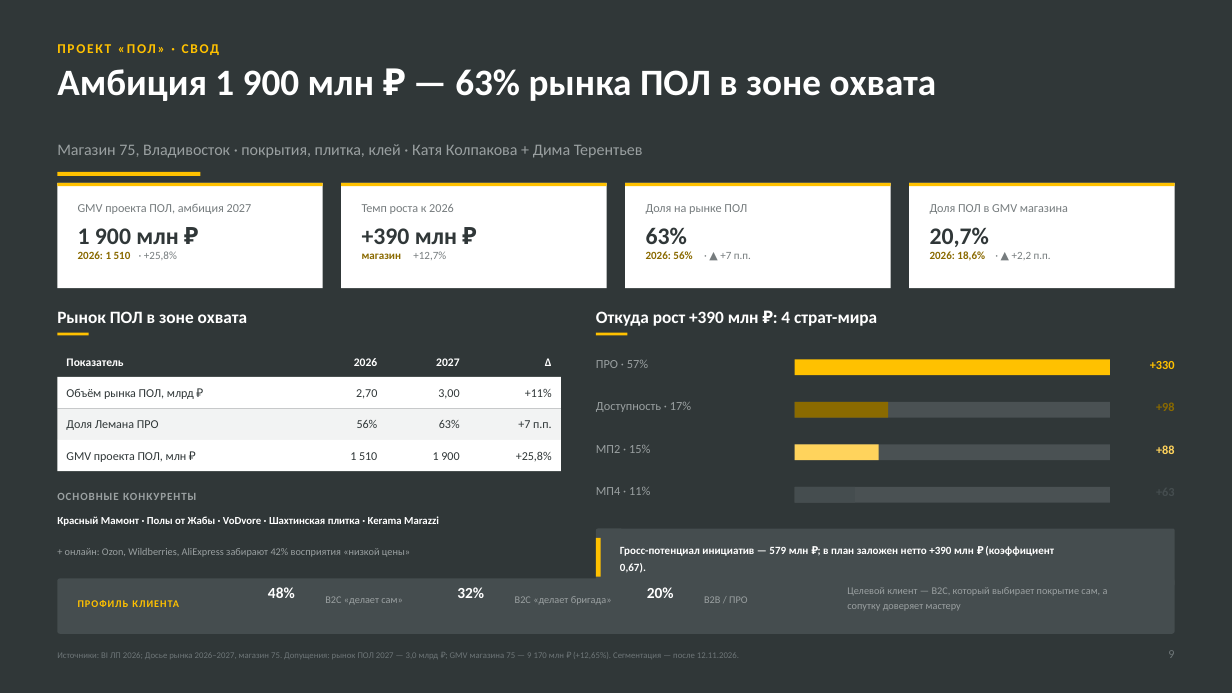
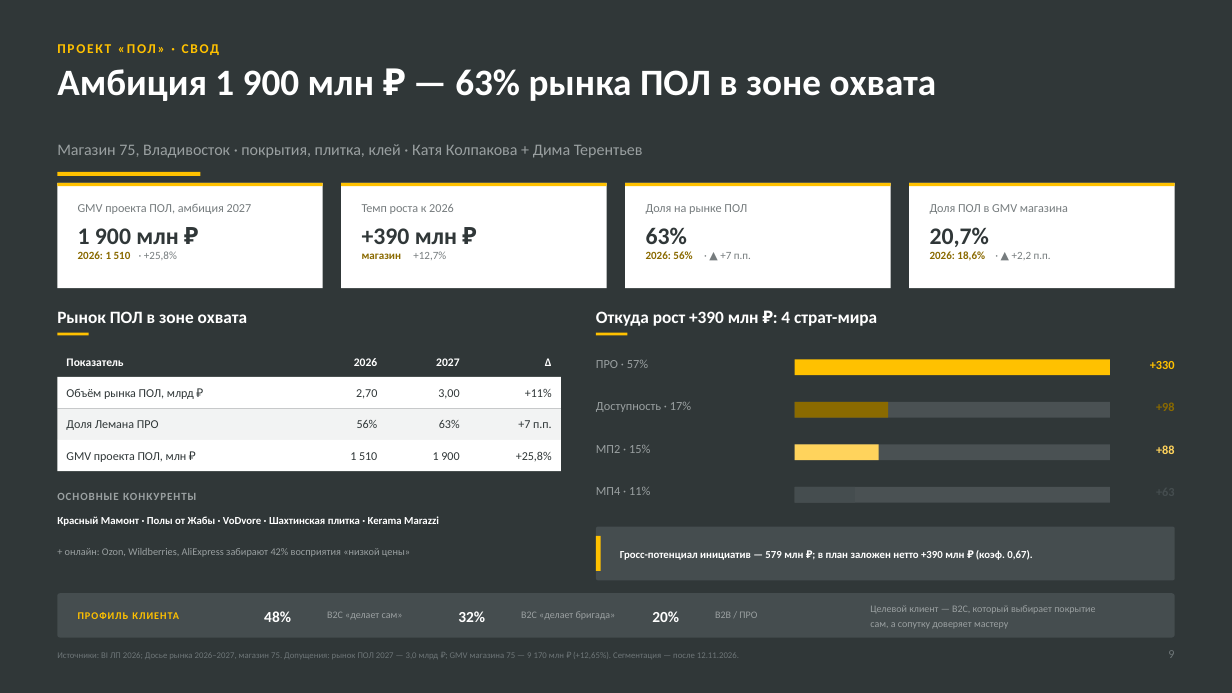
Before and after one commit to dmitrypalych44-ai/power-point, a slide deck: slide 9 of deliverables/Лемана_ПРО_Стратегия_Владивосток_2027.pptx. Drawn at 1232x693 pixels with LibreOffice and Linux fonts; fonts in the diff are those of the drawing. Boxes give left, top, right and bottom in pixels: in the first picture for what was removed or moved away, otherwise in the second. Text is boxed around its words. In the diff, an @@ line names an element or a change of style, - is before the commit and + after.

Commit message:
polish(deck): финальная вёрстка слайдов 3, 4, 8, 9, 13, 17, 18, 24
- s3/s4: сноски и подписи без наложений, единый ритм блоков
- s8: компактная легенда и панели условий успеха
- s9: полоса профиля клиента выровнена по центру, сноска не перекрыта
- s13: таблица МП4 поднята, примечание о конкурентах в одну строку
- s17: четыре метрики ремоделинга одной полосой вместо 2x2
- s18: сезонный контур и прогноз рынка в пределах контентной зоны
- s24: итоговые цифры заменены на проверяемые (9,1 → 14,5; 1 012; +390)

```diff
--- a/deliverables/Лемана_ПРО_Стратегия_Владивосток_2027.pptx
+++ b/deliverables/Лемана_ПРО_Стратегия_Владивосток_2027.pptx
@@ rounded rectangle: place and size @@
-rounded rectangle at [596,529,1175,586]
+rounded rectangle at [596,527,1175,580]
@@ rounded rectangle at [596,527,1175,580]: proportions changed @@
@@ rectangle: place and size @@
-rectangle at [596,538,601,577]
+rectangle at [596,536,601,571]
@@ text at [620,550,1032,560]: text changed; size 8.6 to 8.4 pt @@
-Гросс-потенциал инициатив — 579 млн ₽; в план заложен нетто +390 млн ₽ (коэффициент
-0,67).
+Гросс-потенциал инициатив — 579 млн ₽; в план заложен нетто +390 млн ₽ (коэф. 0,67).
@@ rounded rectangle at [57,593,1175,638]: proportions changed @@
@@ rounded rectangle: place and size @@
-rounded rectangle at [57,579,1175,634]
+rounded rectangle at [57,593,1175,638]
@@ text "ПРОФИЛЬ КЛИЕНТА": place and size @@
-text "ПРОФИЛЬ КЛИЕНТА" at [78,600,179,607]
+text "ПРОФИЛЬ КЛИЕНТА" at [78,612,179,619]
@@ text "48%": place and size @@
-text "48%" at [268,587,295,598]
+text "48%" at [264,611,291,622]
@@ text "B2C «делает сам»": place and size @@
-text "B2C «делает сам»" at [325,596,402,605]
+text "B2C «делает сам»" at [327,612,403,619]
@@ text "32%": place and size @@
-text "32%" at [457,587,484,598]
+text "32%" at [458,611,485,622]
@@ text "B2C «делает бригада»": place and size @@
-text "B2C «делает бригада»" at [515,596,612,605]
+text "B2C «делает бригада»" at [521,611,616,619]
@@ text "20%": place and size @@
-text "20%" at [647,587,674,598]
+text "20%" at [652,611,679,622]
@@ size 8 to 7.8 pt in 3 elements at [327,612,403,619], [521,611,616,619], [715,612,757,618] @@
@@ text "B2B / ПРО": place and size @@
-text "B2B / ПРО" at [704,596,747,603]
+text "B2B / ПРО" at [715,612,757,618]
@@ text at [870,605,1095,629]: text changed; size 8 to 7.8 pt @@
-Целевой клиент — B2C, который выбирает покрытие сам, а
-сопутку доверяет мастеру
+Целевой клиент — B2C, который выбирает покрытие
+сам, а сопутку доверяет мастеру
```
Also in this commit, not shown: 6 other slides changed, 4 other files.
